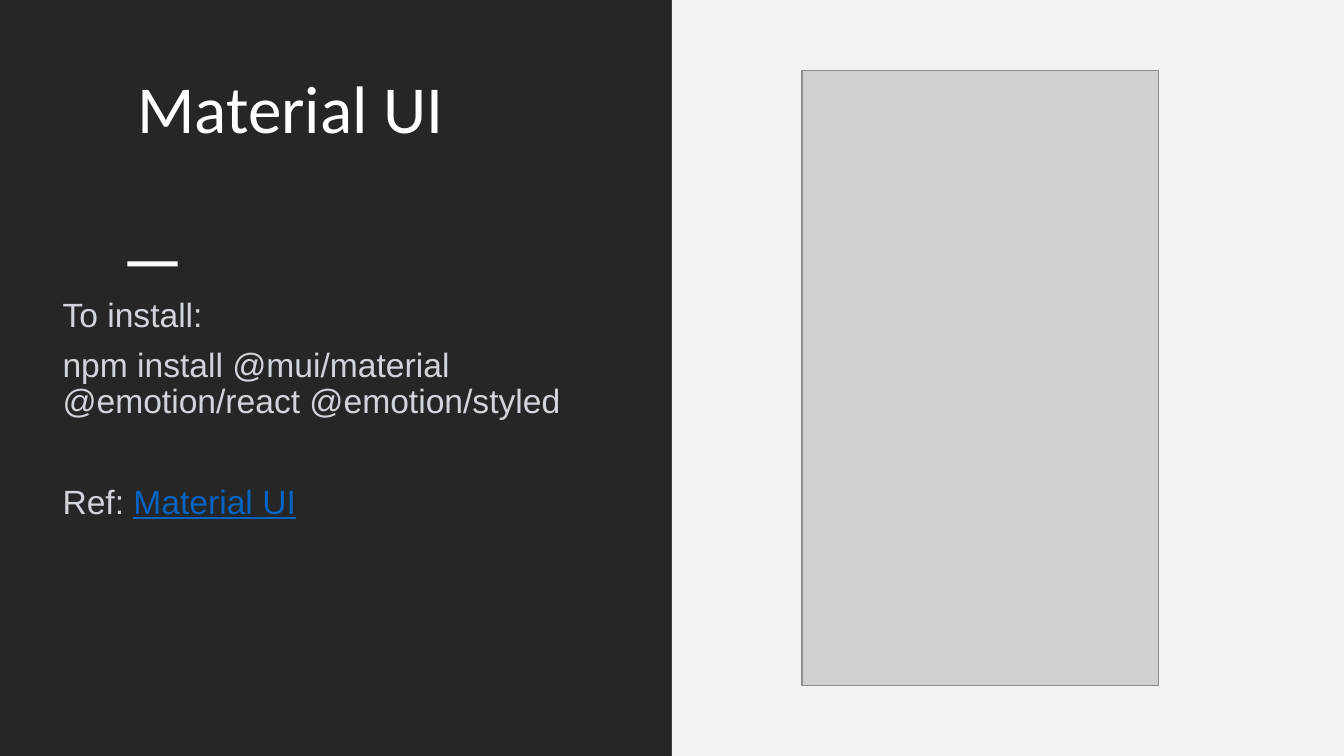
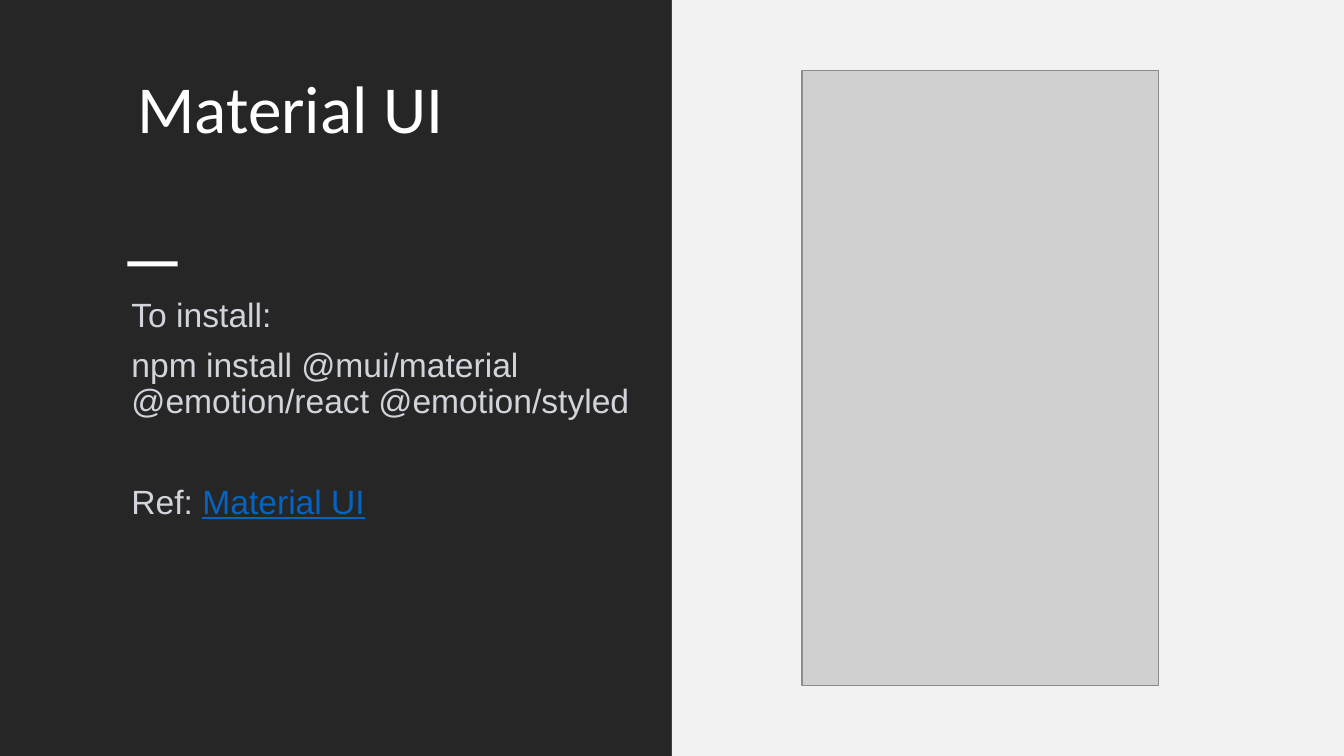
Before and after one commit to SivaPrasannaS/skg, a slide deck: slide 33 of react/study_materials/React.pptx. Drawn at 1344x756 pixels with LibreOffice and Linux fonts; fonts in the diff are those of the drawing; grey boxes stand for pictures. Boxes give left, top, right and bottom in pixels: in the first picture for what was removed or moved away, otherwise in the second. Text is boxed around its words. In the diff, an @@ line names an element or a change of style, - is before the commit and + after.

Commit message:
Updated content in react ppt

```diff
--- a/react/study_materials/React.pptx
+++ b/react/study_materials/React.pptx
@@ text "To install:": place and size @@
-text "To install:" at bbox=[63, 302, 560, 519]
+text "To install:" at bbox=[131, 302, 629, 519]
```
Also in this commit, not shown: 3 other slides changed, 6 other files.
